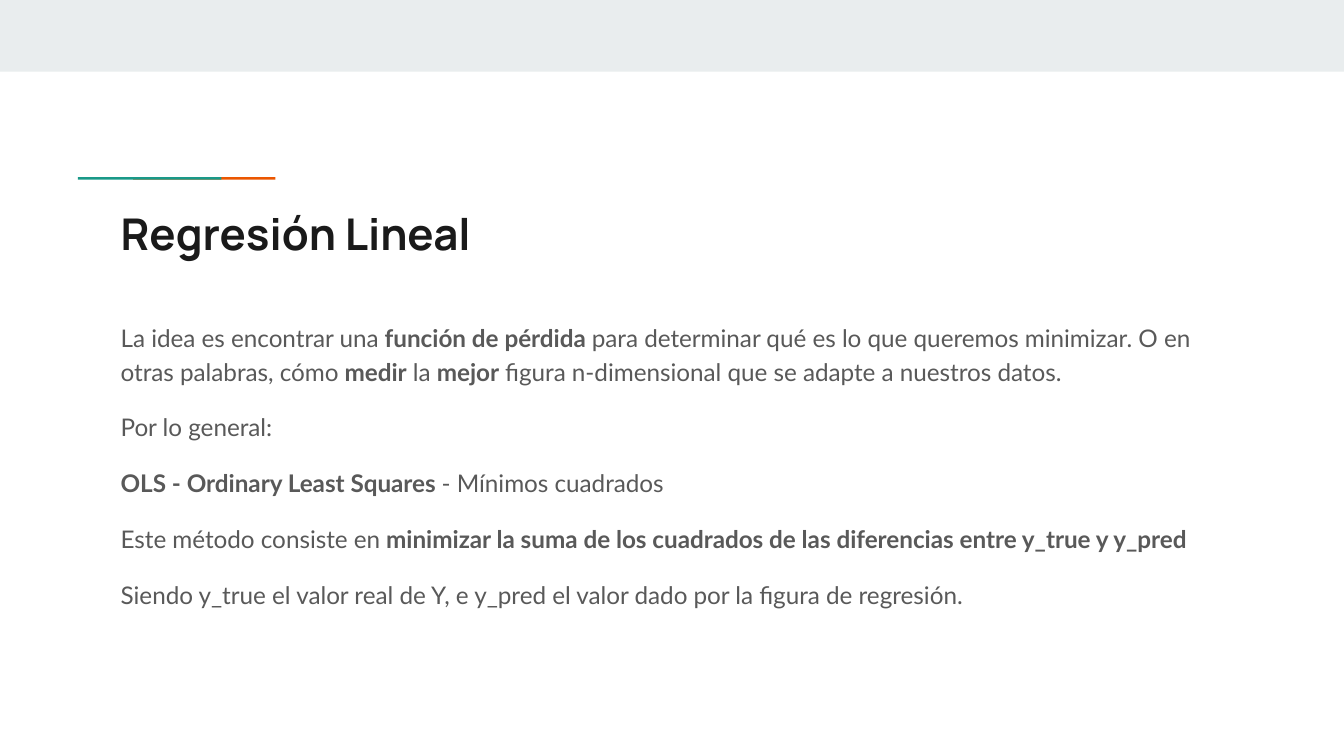
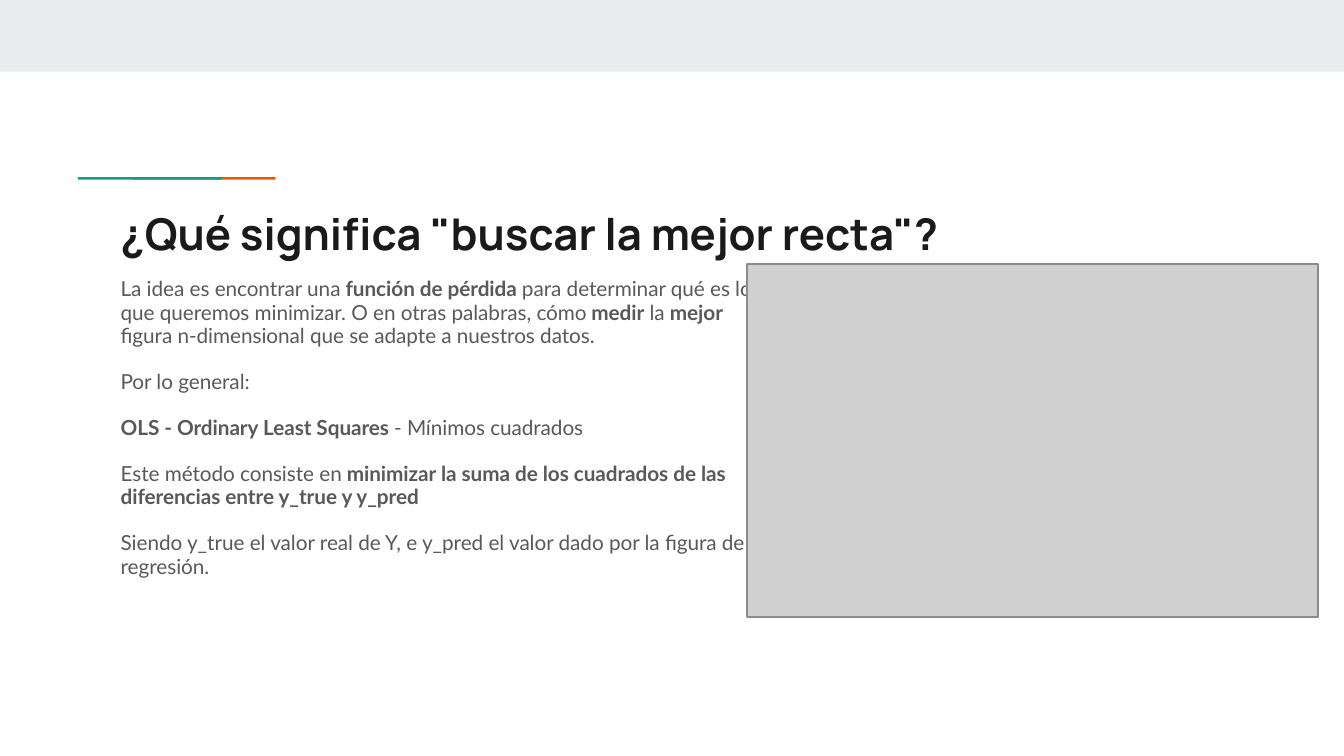
Before and after one commit to MaxiFrank7/Facultad, a slide deck: slide 5 of TUIA_Segundo/2Cuatrimestre/4C_MachineLearning/Unidad 2_ Regresión Lineal/Clase 3 - Regresión Lineal.pptx (slide 7 before the commit). Drawn at 1344x756 pixels with LibreOffice and Linux fonts; fonts in the diff are those of the drawing; grey boxes stand for pictures. Boxes give left, top, right and bottom in pixels: in the first picture for what was removed or moved away, otherwise in the second. Text is boxed around its words. In the diff, an @@ line names an element or a change of style, - is before the commit and + after.

```diff
--- a/TUIA_Segundo/2Cuatrimestre/4C_MachineLearning/Unidad 2_ Regresión Lineal/Clase 3 - Regresión Lineal.pptx
+++ b/TUIA_Segundo/2Cuatrimestre/4C_MachineLearning/Unidad 2_ Regresión Lineal/Clase 3 - Regresión Lineal.pptx
@@ title at [121, 215, 938, 261]: text changed @@
-Regresión Lineal
+¿Qué significa "buscar la mejor recta"?
@@ text "La idea es encontrar una ...": place and size @@
-text "La idea es encontrar una ..." at [121, 329, 1190, 609]
+text "La idea es encontrar una ..." at [121, 278, 752, 578]
@@ text "La idea es encontrar una ..." at [121, 278, 752, 578]: size 13 to 11.1 pt; line spacing 1.15 to 0.95 @@
@@ picture added at [747, 265, 1318, 618] @@
```
Also in this commit, not shown: 3 other slides changed, 2 slides added, 3 slides removed, 53 other files.
